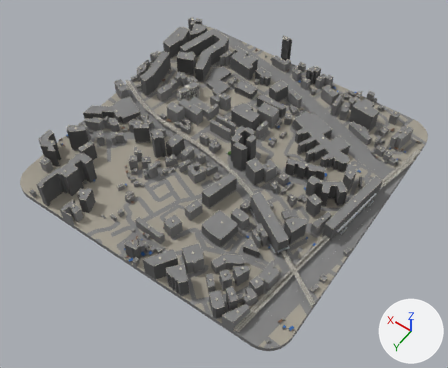
The glTF model media/flipkart-andheri/world/d/rustomjee-central-park.glb as it was, and as the next commit left it.
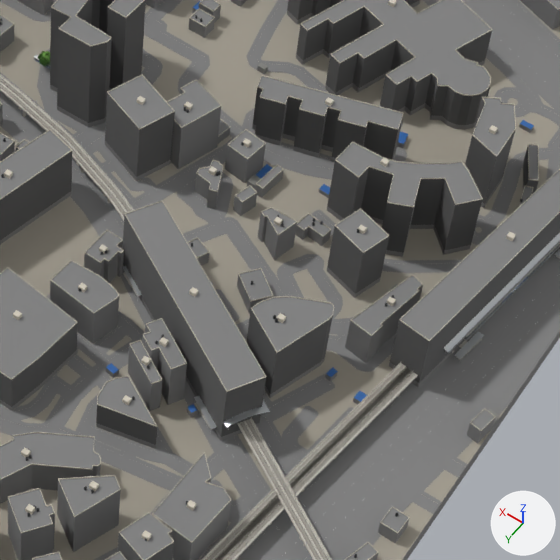
There are two pictures of each version: one whole from a camera (50 mm lens) standing at (-576.0, 832.0, 1177.0) and looking at (-31.0, 69.0, -22.0), one close up on the part from 49% to 82% of the width and 37% to 78% of the height. Lighting does not change. The marker at lower right points along +X, +Y and +Z. The last two pictures show the newer version. Where no turn or scale is listed for an object, it has been applied to the vertices. Vertices at exactly the same position are counted once.

The scene before the commit, as lines of its bpy script (objects in view):
```python
ob_context = bpy.data.objects.new('context', me_context)
ob_context.location = (0.0, 0.0, 42.0)
ob_ground = bpy.data.objects.new('ground', me_ground)
ob_ground.location = (0.0, 0.0, 0.1)
ob_stations = bpy.data.objects.new('stations', me_stations)
ob_stations.location = (-244.6, 45.4, 11.9)
# also in view: 'rooftops' at (6.0, -6.0, 47.0); 'plinth' at (0.0, 0.0, -7.0); 'metro' at (-1.0, 51.0, 10.0)
```
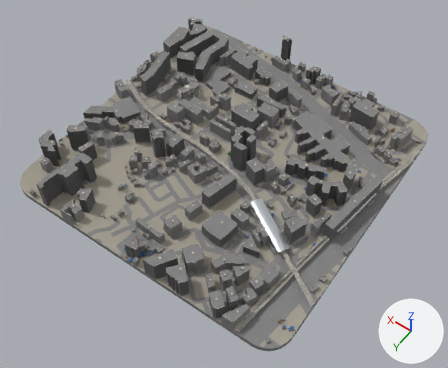
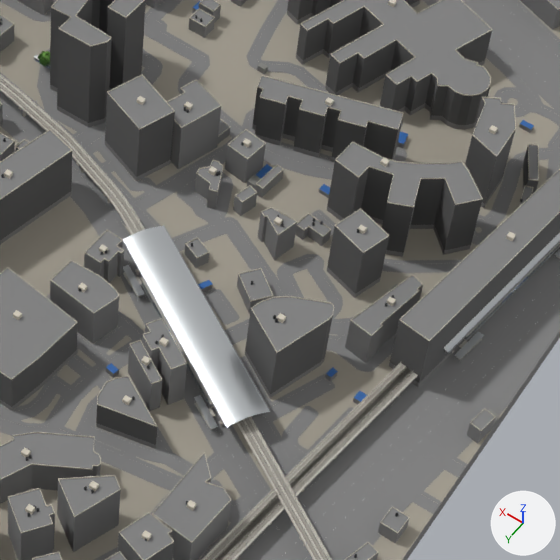
What differs and where, as boxes [x1, y1, x2, y2] in the close-ups (560 x 560 px):
part 1 of me_context, deleted
    before: [122, 200, 267, 441]
part 2 of me_context, deleted
    before: [187, 404, 197, 418]
'stations', unchanged, uncovered by the edit
    before: [123, 233, 560, 433]
    after: [123, 225, 560, 433]

The edits, one by one:
me_context is used by ob_context; location (0.0, 0.0, 42.0).
me_context had 14505 vertices, 21308 faces and spanned x -380.0..380.0, y -380.0..380.0, z -42.0..42.0.
me_context now has 14473 vertices, 21256 faces and spans x -380.0..380.0, y -380.0..380.0, z -42.0..42.0.
me_context part 1: the loose piece of 24 vertices spanning x -266.0..-133.0, y 86.0..180.0, z -42.0..13.0 is deleted.
me_context part 2: the loose piece of 8 vertices spanning x -232.0..-225.0, y 171.0..177.0, z -42.0..-36.0 is deleted.
